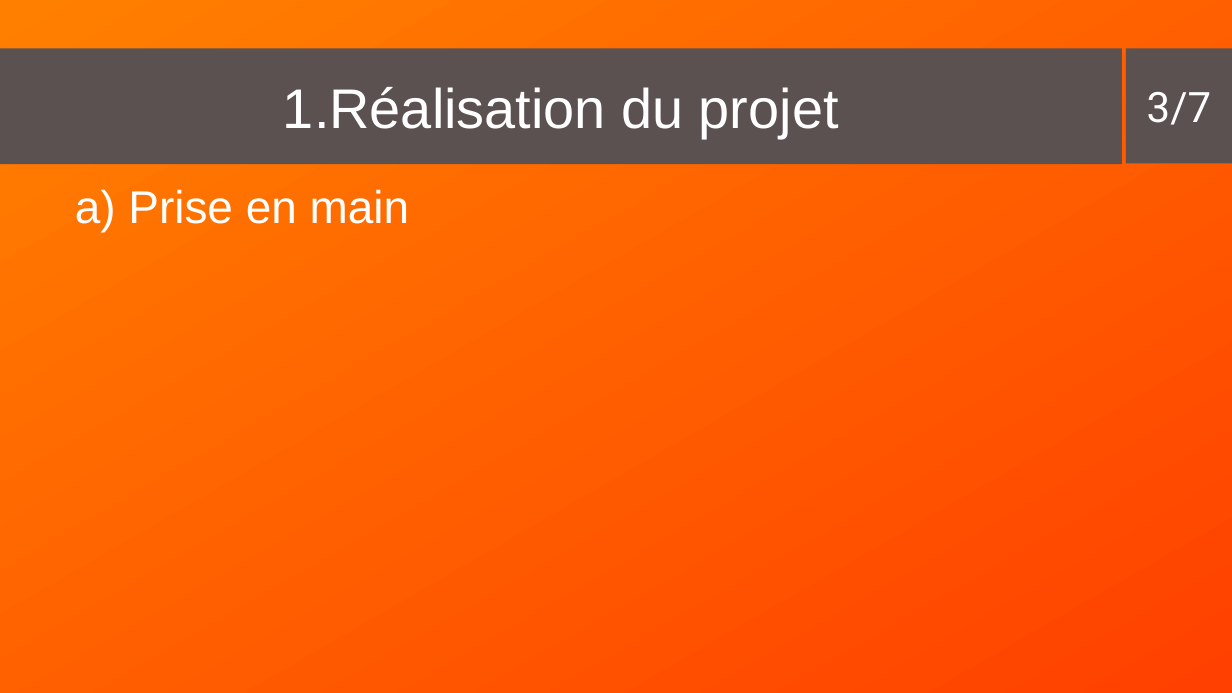
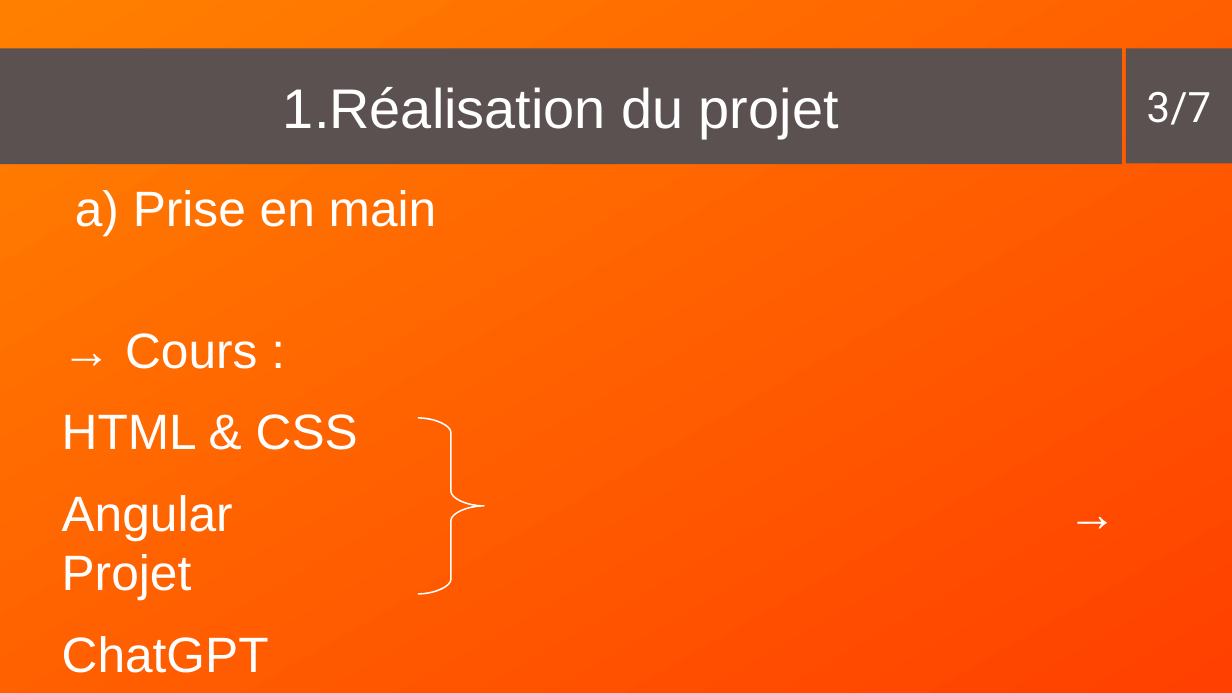
Before and after one commit to ZaeRon007/FormationFullStack, a slide deck: slide 3 of documents/presentation/presentation2.odp. Drawn at 1232x693 pixels with LibreOffice and Linux fonts; fonts in the diff are those of the drawing. Boxes give left, top, right and bottom in pixels: in the first picture for what was removed or moved away, otherwise in the second. Text is boxed around its words. In the diff, an @@ line names an element or a change of style, - is before the commit and + after.

```diff
--- a/documents/presentation/presentation2.odp
+++ b/documents/presentation/presentation2.odp
@@ text at <box>133,190,437,227</box>: size 29.6 to 32 pt in "Prise en main" @@
@@ text at <box>62,333,358,673</box>: paragraphs added @@
+→ Cours :
+HTML & CSS
+Angular → Projet
+ChatGPT
@@ freeform shape added at <box>418,418,484,594</box>, outline #FFFFFF 0.99 pt @@
```
Also in this commit, not shown: 4 other slides changed, 1 slide added, 1 slide removed.
